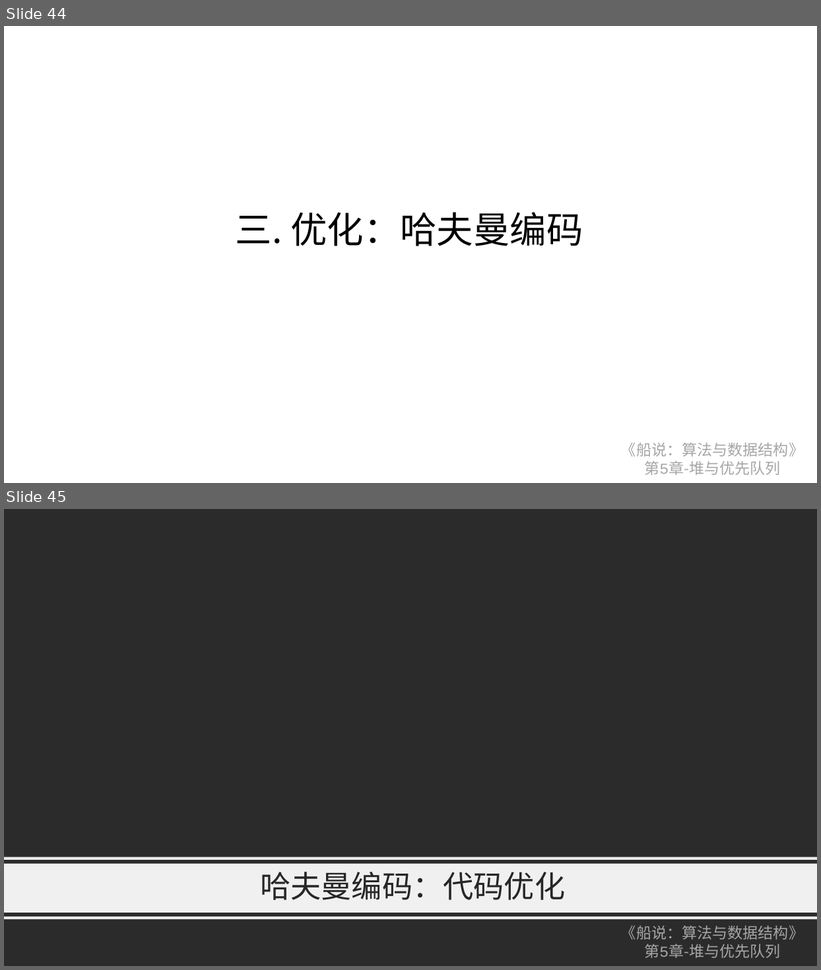
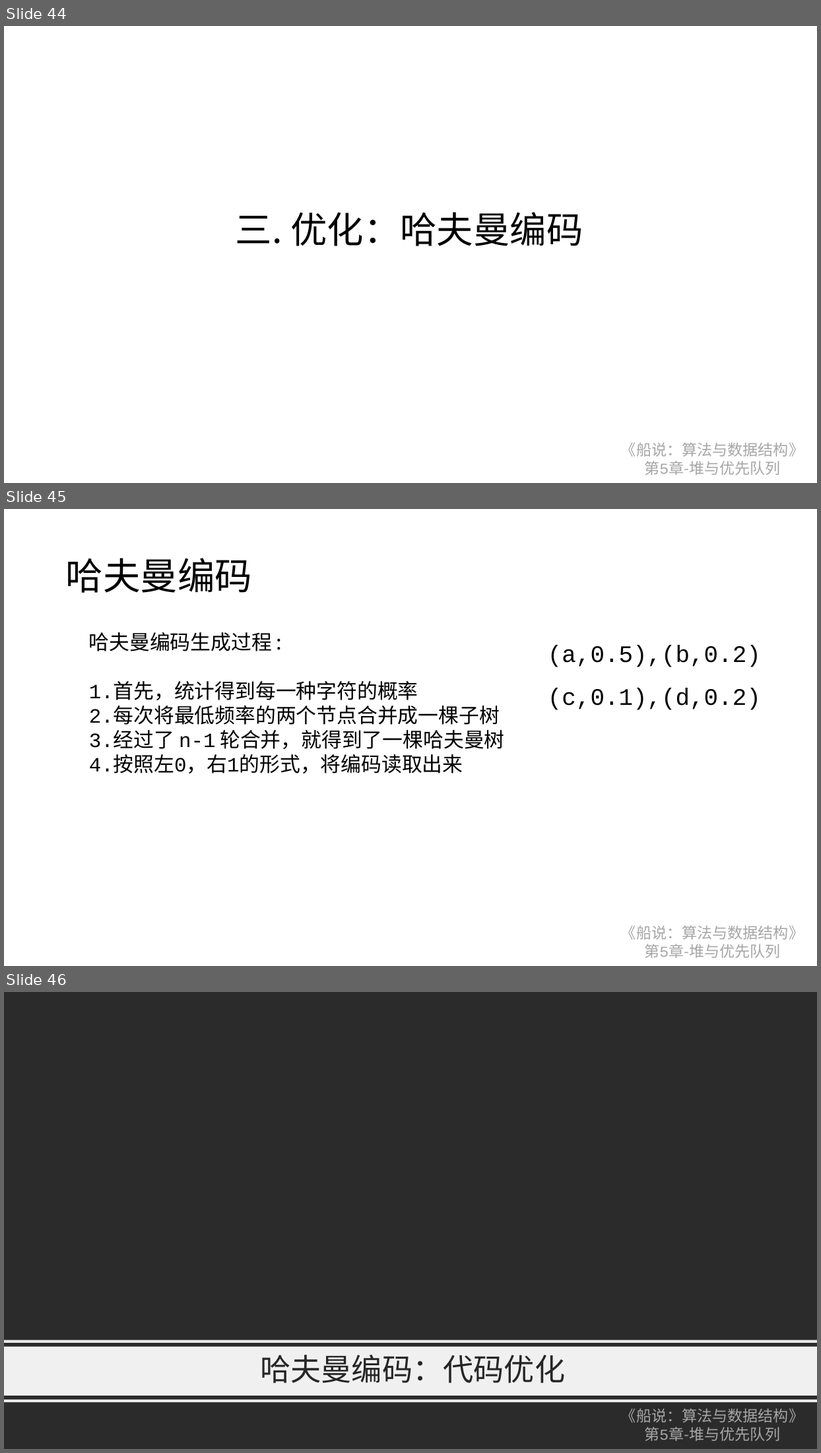
Before and after one commit to huguangAOA/Bilibili-Algorithm, a slide deck: 5.第五章代码&讲义/1.堆和优先队列.pptx. Shown one above the other, each under a label of ours: slides 44 and 45 before the commit, slides 44, 45 and 46 after it. The pictures are 821x970 and 821x1453 pixels, drawn with LibreOffice and Linux fonts; fonts in the diff are those of the drawing; background and template pictures are left out; a plain dark background stands for a picture behind light text. Boxes give left, top, right and bottom in pixels: in the first picture for what was removed or moved away, otherwise in the second. Text is boxed around its words. In the diff, an @@ line names an element or a change of style, - is before the commit and + after.

```diff
--- a/5.第五章代码&讲义/1.堆和优先队列.pptx
+++ b/5.第五章代码&讲义/1.堆和优先队列.pptx
@@ slide 45 added at (4,509,817,966), background #FFFFFF; not listed: 1 template element that a slide beside it also shows @@
@@ title added at (66,558,252,593), 44 pt, text #000000 @@
+哈夫曼编码
@@ text added at (89,632,504,774), 24 pt, text #000000 @@
+哈夫曼编码生成过程 :
+1.首先，统计得到每一种字符的概率
+2.每次将最低频率的两个节点合并成一棵子树
+3.经过了 n-1 轮合并，就得到了一棵哈夫曼树
+4.按照左0，右1的形式，将编码读取出来
@@ text added at (548,646,761,710), 28 pt, text #000000 @@
+(a,0.5),(b,0.2)
+(c,0.1),(d,0.2)
@@ what was slide 45 is now slide 46 @@
```
Also in this commit, not shown: 7 other files.
